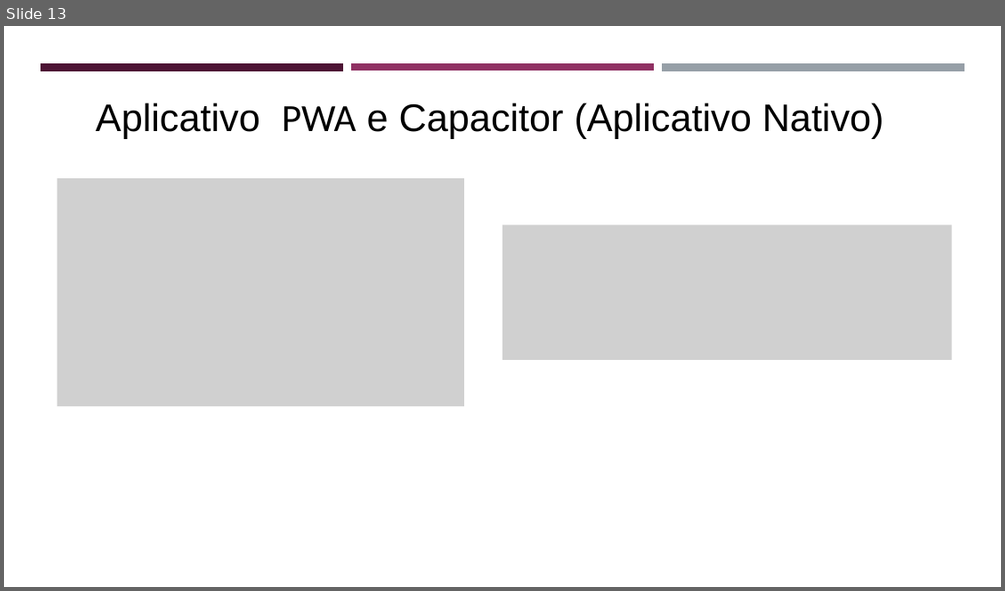
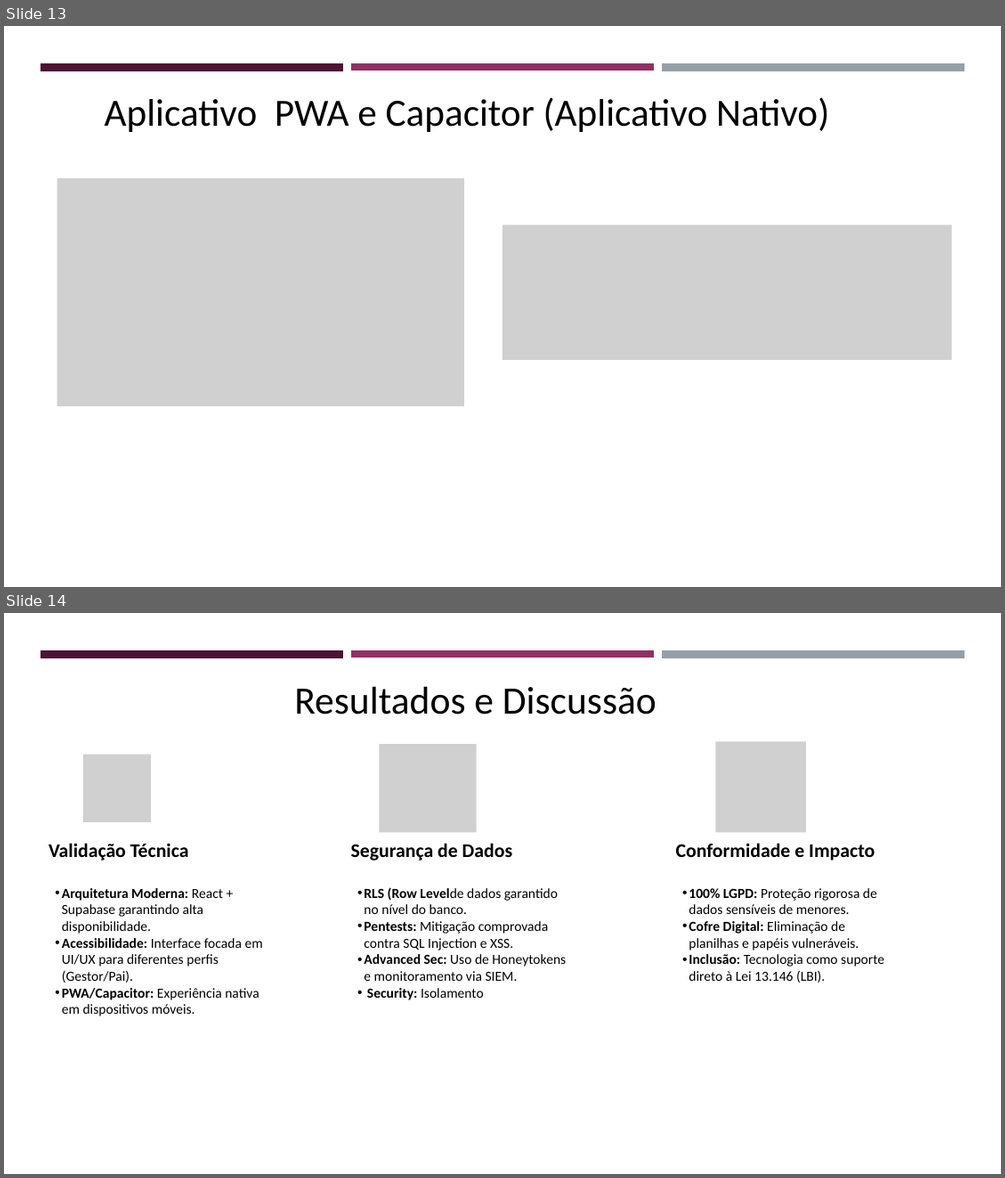
Before and after one commit to z12guilherme/gestao_atipicos, a slide deck: tcc/TCC - Slides.pptx. Shown one above the other, each under a label of ours: slide 13 before the commit, slides 13 and 14 after it. The pictures are 1005x591 and 1005x1178 pixels, drawn with LibreOffice and Linux fonts; fonts in the diff are those of the drawing; grey boxes stand for pictures. Boxes give left, top, right and bottom in pixels: in the first picture for what was removed or moved away, otherwise in the second. Text is boxed around its words. In the diff, an @@ line names an element or a change of style, - is before the commit and + after.

Commit message:
Alterando SLIDES para estar em conformidade com Modelo

```diff
--- a/tcc/TCC - Slides.pptx
+++ b/tcc/TCC - Slides.pptx
@@ slide 14 added at [4,613,1001,1174], background #FFFFFF @@
@@ freeform shape added at [40,650,343,658], fill #4D1434 @@
@@ freeform shape added at [351,650,654,657], fill #903163 @@
@@ freeform shape added at [662,649,964,657], fill #969FA7 @@
@@ text added at [294,686,656,714], 56 pt, text #000000 @@
+Resultados e Discussão
@@ picture added at [379,744,476,832] @@
@@ picture added at [715,741,805,832] @@
@@ picture added at [83,754,151,822] @@
@@ text added at [48,843,263,1016], 20 pt, text #000000 @@
+Validação Técnica
+  • Arquitetura Moderna: React + Supabase garantindo alta disponibilidade.
+  • Acessibilidade: Interface focada em UI/UX para diferentes perfis (Gestor/Pai).
+  • PWA/Capacitor: Experiência nativa em dispositivos móveis.
@@ text added at [351,843,566,1000], 20 pt, text #000000 @@
+Segurança de Dados
+  • RLS (Row Levelde dados garantido no nível do banco.
+  • Pentests: Mitigação comprovada contra SQL Injection e XSS.
+  • Advanced Sec: Uso de Honeytokens e monitoramento via SIEM.
+  • Security: Isolamento
@@ text added at [676,843,884,982], 20 pt, text #000000 @@
+Conformidade e Impacto
+  • 100% LGPD: Proteção rigorosa de dados sensíveis de menores.
+  • Cofre Digital: Eliminação de planilhas e papéis vulneráveis.
+  • Inclusão: Tecnologia como suporte direto à Lei 13.146 (LBI).
@@ slide 13 changed as well @@
@@ text "Aplicativo PWA e Capacitor (Aplicativo ...": place and size @@
-text "Aplicativo PWA e Capacitor (Aplicativo ..." at [96,103,884,139]
+text "Aplicativo PWA e Capacitor (Aplicativo ..." at [105,97,829,132]
@@ text "Aplicativo PWA e Capacitor (Aplicativo ..." at [105,97,829,132]: font Arial to Calibri @@
```
Also in this commit, not shown: 14 other slides changed.
